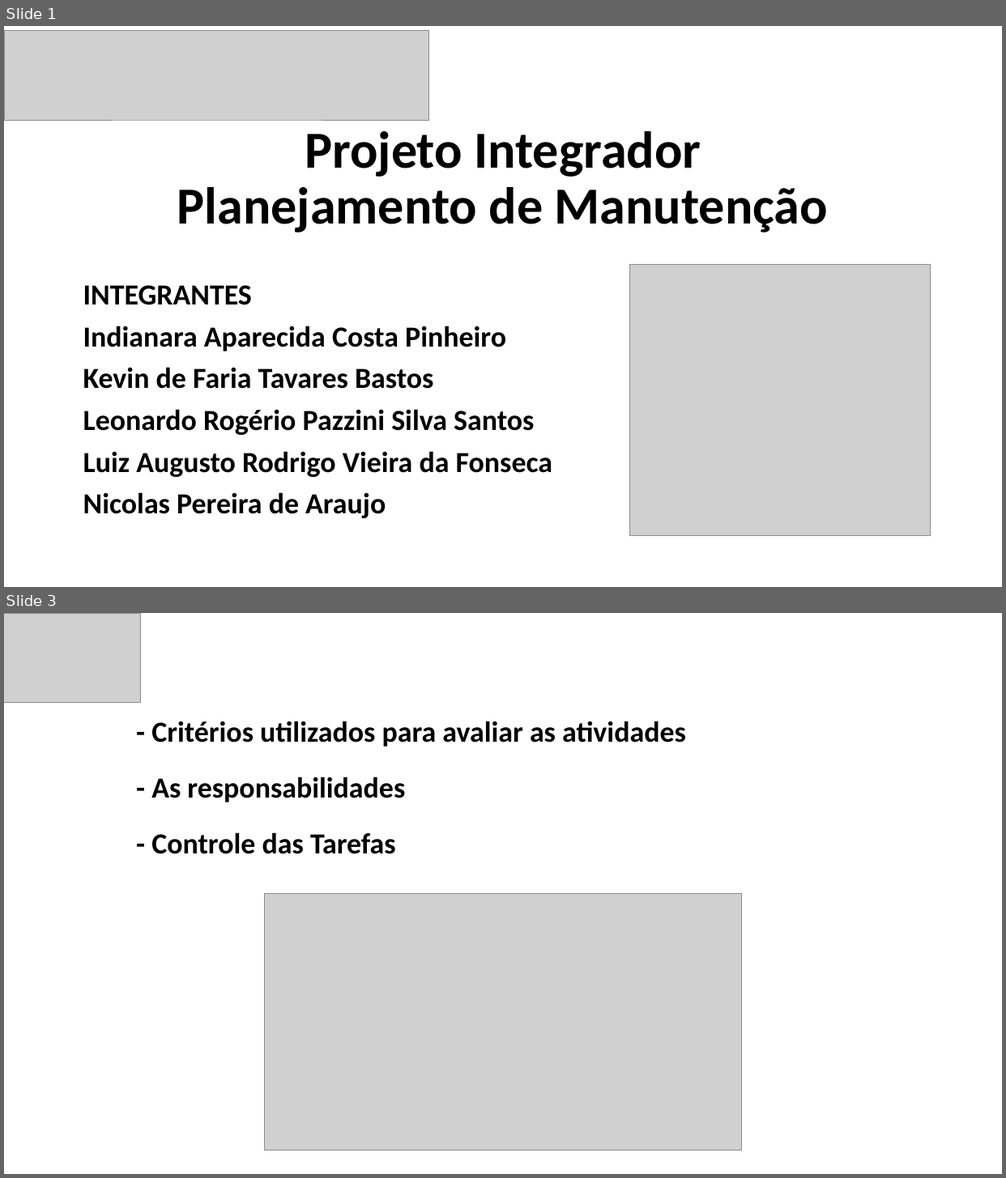
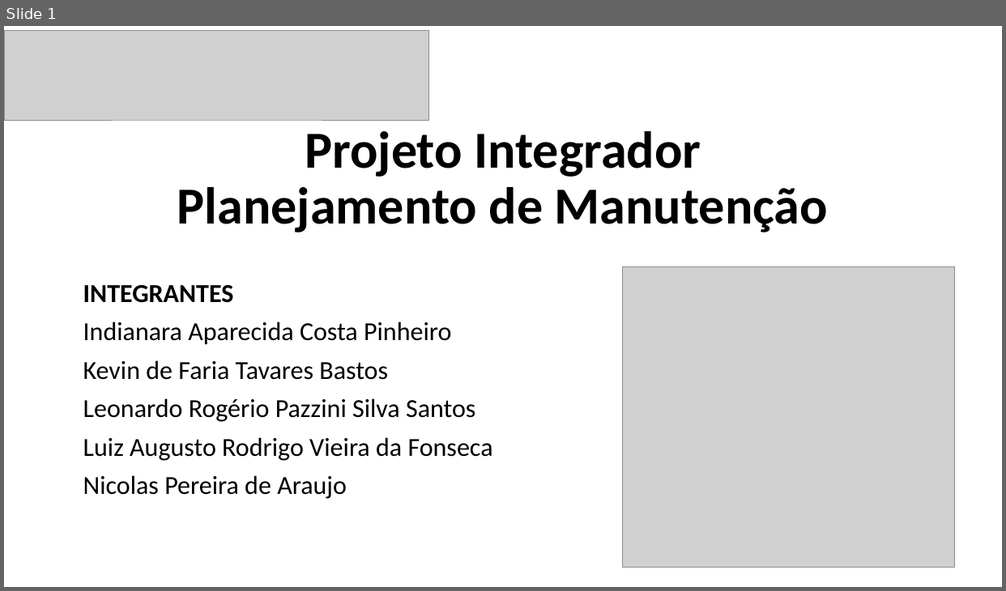
Before and after one commit to leonardopazzini/FATEC-PROJETO-INTEGRADOR-1-SEMESTRE, a slide deck: Projeto Integrador - Apresentação.pptx. Shown one above the other, each under a label of ours: slides 1 and 3 before the commit, slide 1 after it; the slides between them are not shown. The pictures are 1006x1178 and 1006x591 pixels, drawn with LibreOffice and Linux fonts; fonts in the diff are those of the drawing; grey boxes stand for pictures. Boxes give left, top, right and bottom in pixels: in the first picture for what was removed or moved away, otherwise in the second. Text is boxed around its words. In the diff, an @@ line names an element or a change of style, - is before the commit and + after.

```diff
--- a/Projeto Integrador - Apresentação.pptx
+++ b/Projeto Integrador - Apresentação.pptx
@@ slide 3 removed at box(4, 613, 1002, 1174), background #FFFFFF @@
@@ picture removed at box(4, 613, 141, 702) @@
@@ subtitle removed at box(151, 721, 686, 854) @@
-- Critérios utilizados para avaliar as atividades
-- As responsabilidades
-- Controle das Tarefas
@@ picture removed at box(265, 894, 742, 1151) @@
@@ slide 1 changed as well @@
@@ picture: place and size @@
-picture at box(630, 264, 930, 535)
+picture at box(622, 267, 955, 567)
@@ subtitle "INTEGRANTES" at box(83, 285, 493, 499): size 28 to 25 pt, bold off @@
```
Also in this commit, not shown: 2 other slides changed, 2 slides added, 1 other slide removed, 1 other file.
